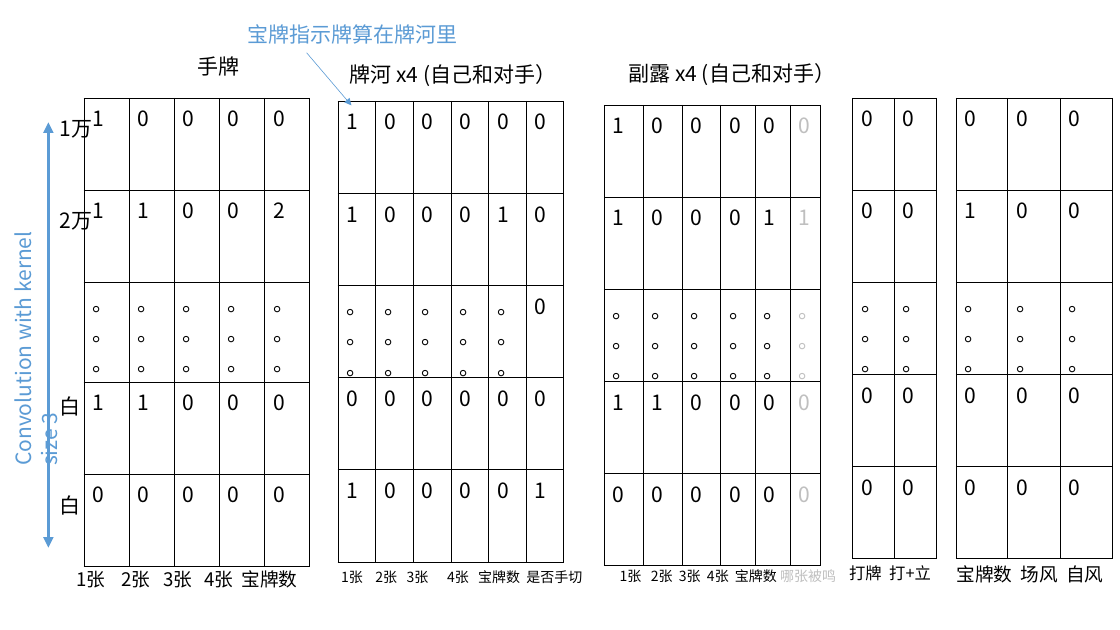
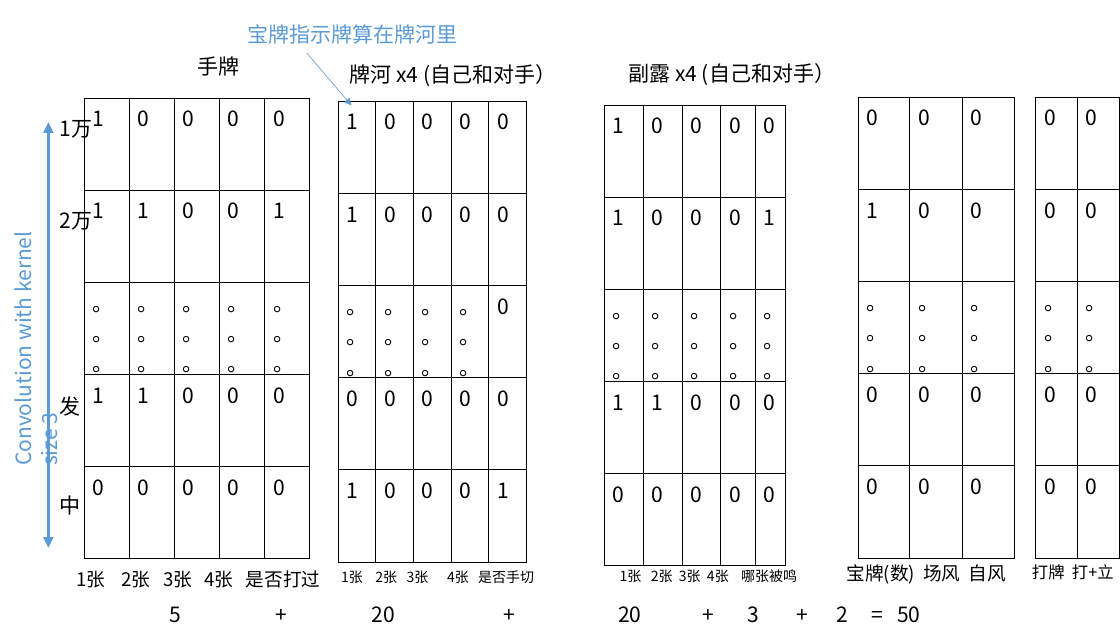
Before and after one commit to zyr17/mahjong, a slide deck: slide 3 of AI/FrostVer3.pptx (slide 2 before the commit). Drawn at 1120x630 pixels with LibreOffice and Linux fonts; fonts in the diff are those of the drawing. Boxes give left, top, right and bottom in pixels: in the first picture for what was removed or moved away, otherwise in the second. Text is boxed around its words. In the diff, an @@ line names an element or a change of style, - is before the commit and + after.

```diff
--- a/AI/FrostVer3.pptx
+++ b/AI/FrostVer3.pptx
@@ table at <box>84,98,311,560</box> @@
-row 2, column 5: 2
+row 2, column 5: 1
@@ table at <box>339,102,528,563</box> @@
-column 5: 0 | 1 | 。 / 。 / 。 | 0 | 0
@@ table: place and size @@
-table at <box>339,102,565,563</box>
+table at <box>339,102,528,563</box>
@@ table at <box>605,105,786,566</box> @@
-column 6: 0 | 1 | 。 / 。 / 。 | 0 | 0
@@ table: place and size @@
-table at <box>605,105,821,566</box>
+table at <box>605,105,786,566</box>
@@ table: place and size @@
-table at <box>957,98,1112,560</box>
+table at <box>859,97,1014,559</box>
@@ table: place and size @@
-table at <box>853,98,937,560</box>
+table at <box>1036,97,1120,559</box>
@@ text at <box>59,396,80,416</box>: text changed @@
-白
+发
@@ text at <box>59,495,80,515</box>: text changed @@
-白
+中
@@ text at <box>620,569,797,582</box>: text changed @@
-1张 2张 3张 4张 宝牌数 哪张被鸣
+1张 2张 3张 4张 哪张被鸣
@@ text at <box>847,564,1006,584</box>: text changed @@
-宝牌数 场风 自风
+宝牌(数) 场风 自风
@@ text "打牌 打+立": place and size @@
-text "打牌 打+立" at <box>849,565,931,581</box>
+text "打牌 打+立" at <box>1032,564,1114,580</box>
@@ text at <box>76,570,320,588</box>: text changed @@
-1张 2张 3张 4张 宝牌数
+1张 2张 3张 4张 是否打过
@@ text at <box>341,570,534,583</box>: text changed @@
-1张 2张 3张 4张 宝牌数 是否手切
+1张 2张 3张 4张 是否手切
@@ text added at <box>170,606,920,623</box>, 18 pt, text #000000 @@
+5 + 20 + 20 + 3 + 2 = 50
```
Also in this commit, not shown: 1 other slide changed, 3 slides added, 1 slide removed, 1 other file.
